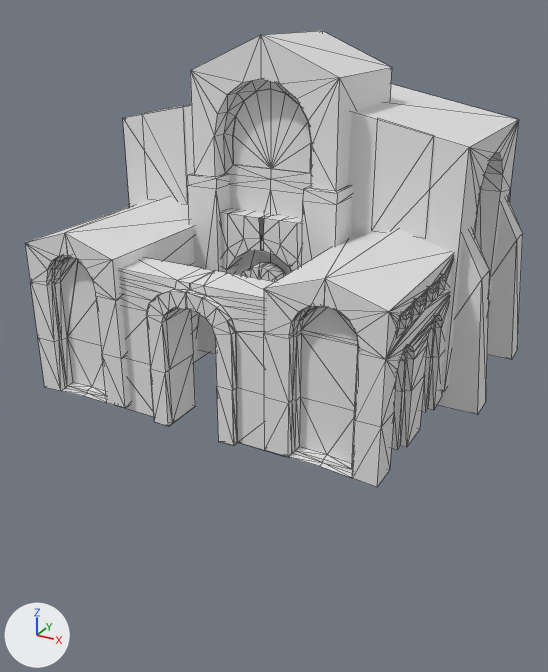
One commit to the COLLADA model art/meshes/structural/byza_barracks_REVAMP.dae: the scene before it, then after it.
The view is the same before and after, from a camera (50 mm lens) standing at (19.8, -36.2, 18.3) and looking at (-0.2, 0.1, 0.1). Lighting does not change. The marker at lower left points along +X, +Y and +Z. Mesh edges are drawn as thin lines.

The older version as bpy lines, for what is in view:
```python
me_cube_001 = bpy.data.meshes.new('Cube.001')
me_cube_001.from_pydata(...)  # 1236 vertices, 2207 faces; spans x -12.1..12.1, y -8.8..11.6, z -2.3..16.8
ob_cube = bpy.data.objects.new('Cube', me_cube_001)
ob_cube.location = (0.0, 0.0, 0.0)
```
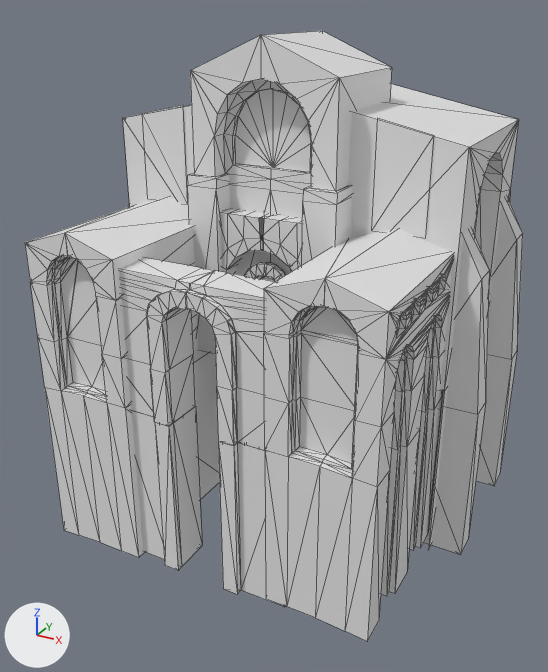
What the commit changed:
me_cube_001 is used by ob_cube; location (0.0, 0.0, 0.0).
me_cube_001 had 1236 vertices, 2207 faces and spanned x -12.1..12.1, y -8.8..11.6, z -2.3..16.8.
me_cube_001 now has 1348 vertices, 2427 faces and spans x -12.1..12.1, y -8.8..11.6, z -11.8..16.8.
Part 1, on me_cube_001:
24 faces are deleted.
24 vertices in x -1.5..1.5, y -1.8, z -1.0..5.0 move by (0.0, 0.6, 0.0).
12 vertices in x -2.3..2.4, y -0.5, z 10.1..14.2 move by (0.0, 0.2, 0.0).
2 vertices are added at (-4.2, 0.7, -3.2), (-8.8, -8.8, -11.6).
32 new vertices lie (0.0, 0.0, -9.4) away from vertices in x -12.1..12.1, y -8.7..10.2, z -2.2..-1.9.
30 new vertices lie (0.0, 0.0, -9.2) away from vertices in x 4.3..10.1, y -8.8..0.7, z -1.8..7.7.
28 new vertices lie (0.0, 0.0, -9.9) away from vertices in x -10.1..-4.2, y -8.8..0.7, z -1.8..7.7.
12 new vertices lie (0.0, 0.0, -10.6) away from vertices in x -10.3..10.3, y 0.1..10.6, z -0.9.
8 new vertices lie (0.0, 0.0, -10.9) away from vertices in x -10.3..10.3, y 10.6..11.6, z -0.9.
244 new faces join them.

Where the change shows, as pixel boxes [x1, y1, x2, y2] in the pictures (548 x 672 px):
'Cube', reshaped (34% taller)
    before: [25, 31, 523, 487]
    after: [25, 31, 523, 641]
part 1 of me_cube_001, built on
    before: [121, 93, 305, 456]
    after: [45, 91, 517, 641]
